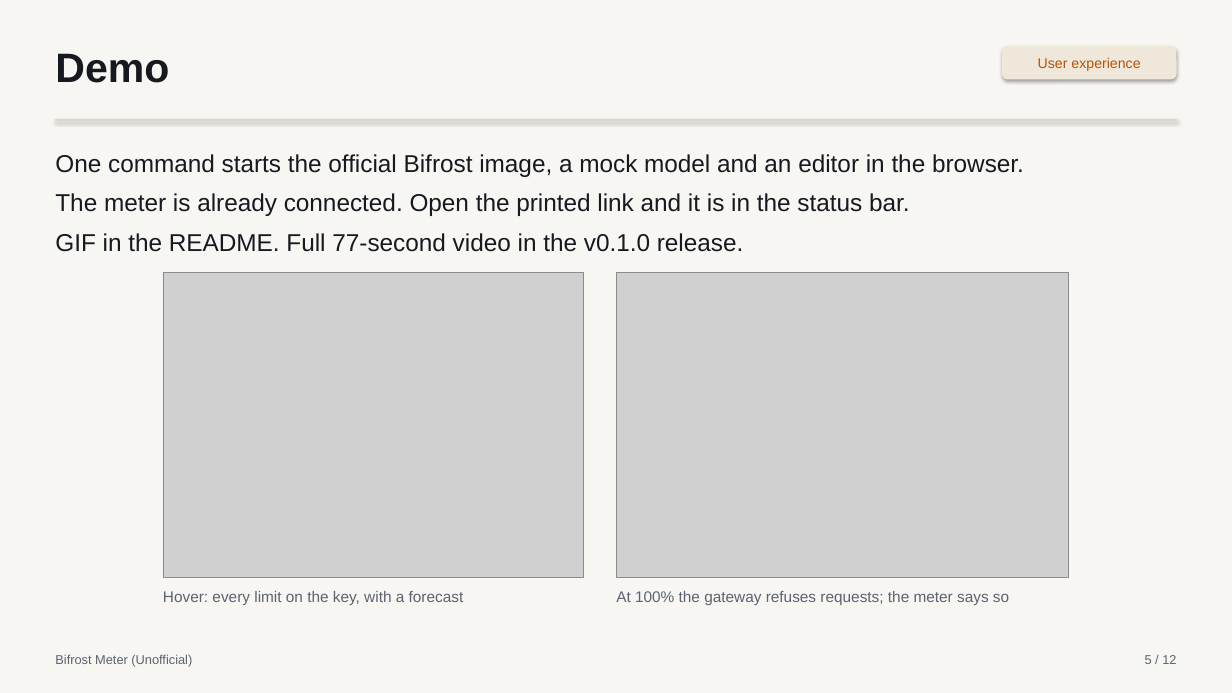
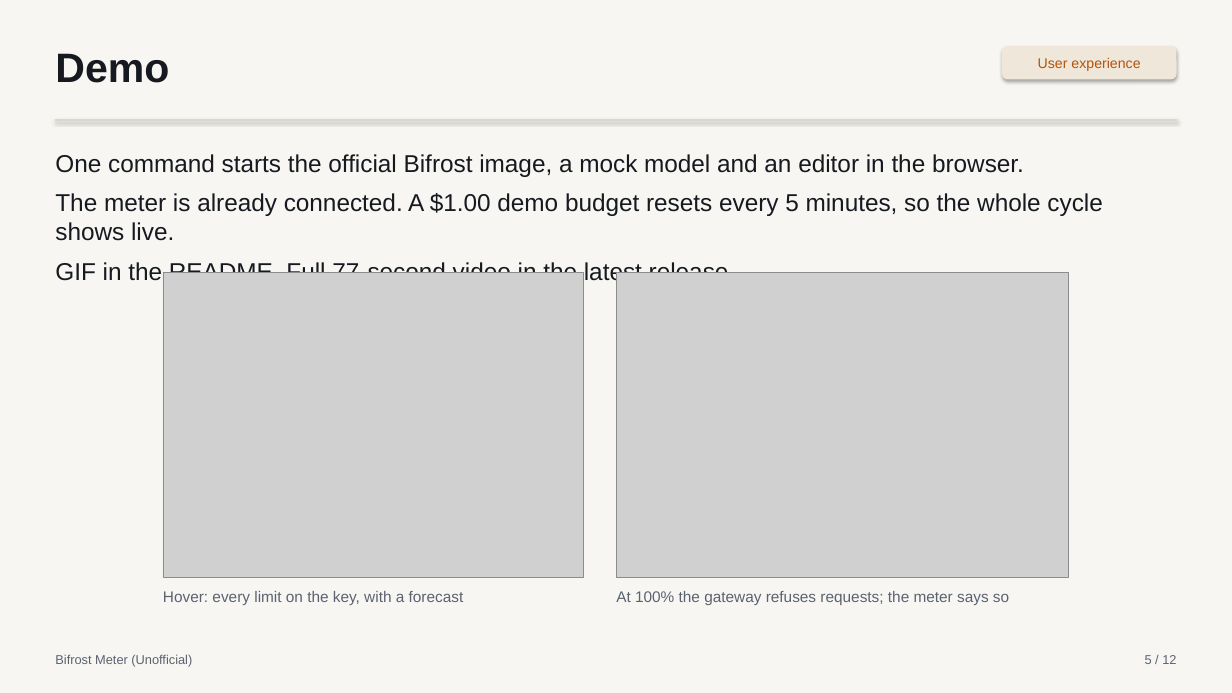
Before and after one commit to aimanmalib/bifrost-meter, a slide deck: slide 5 of deck/bifrost-meter.pptx. Drawn at 1232x693 pixels with LibreOffice and Linux fonts; fonts in the diff are those of the drawing; grey boxes stand for pictures. Boxes give left, top, right and bottom in pixels: in the first picture for what was removed or moved away, otherwise in the second. Text is boxed around its words. In the diff, an @@ line names an element or a change of style, - is before the commit and + after.

```diff
--- a/deck/bifrost-meter.pptx
+++ b/deck/bifrost-meter.pptx
@@ text at box(55, 193, 1102, 285): text changed @@
-The meter is already connected. Open the printed link and it is in the status bar.
-GIF in the README. Full 77-second video in the v0.1.0 release.
+The meter is already connected. A $1.00 demo budget resets every 5 minutes, so the whole cycle shows live.
+GIF in the README. Full 77-second video in the latest release.
```
Also in this commit, not shown: 2 other slides changed, 2 other files.
